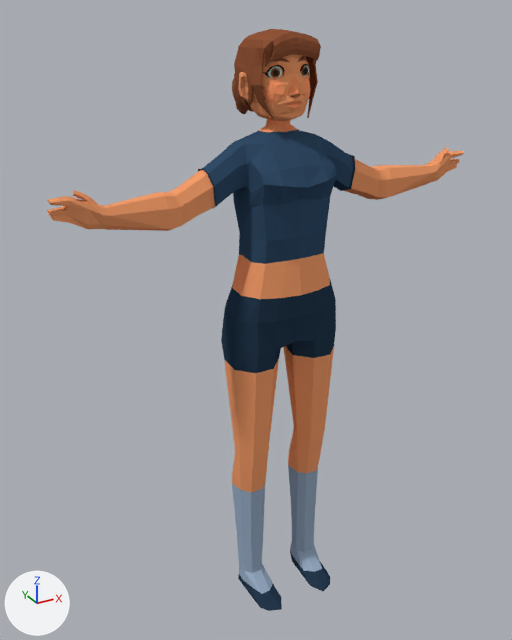
What one commit did to the Blender file all_art/Claire_3D_Model.blend.
Camera for both pictures: a camera (50 mm lens) standing at (-2.98, -4.94, 5.42) and looking at (-0.14, 0.22, 2.84). Lighting does not change. The marker at lower left points along +X, +Y and +Z.

Names of what the first picture shows: 'body_mesh'.
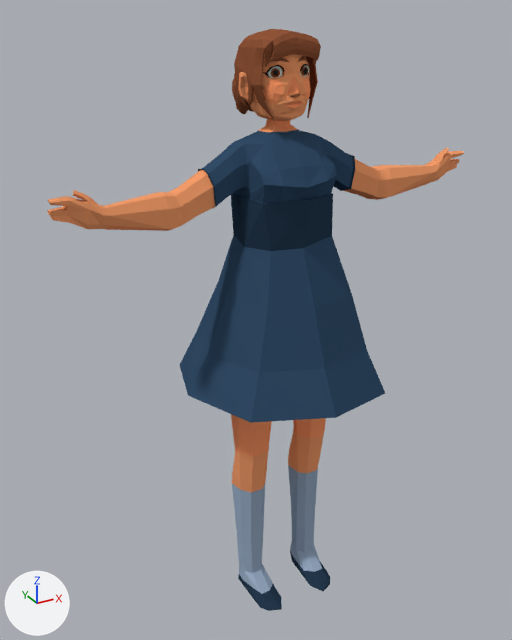
The change, as JSON lines over the scene's bpy script:
```json
{"op": "remove", "block": "ob_skirt", "code": "ob_skirt.hide_viewport = True"}
```

Location of each change, [x1, y1, x2, y2] in pixels of the pictures (512 x 640 px):
```json
{"object": "skirt", "change": "shown", "after": [180, 192, 385, 423], "on screen": "blue"}
```
